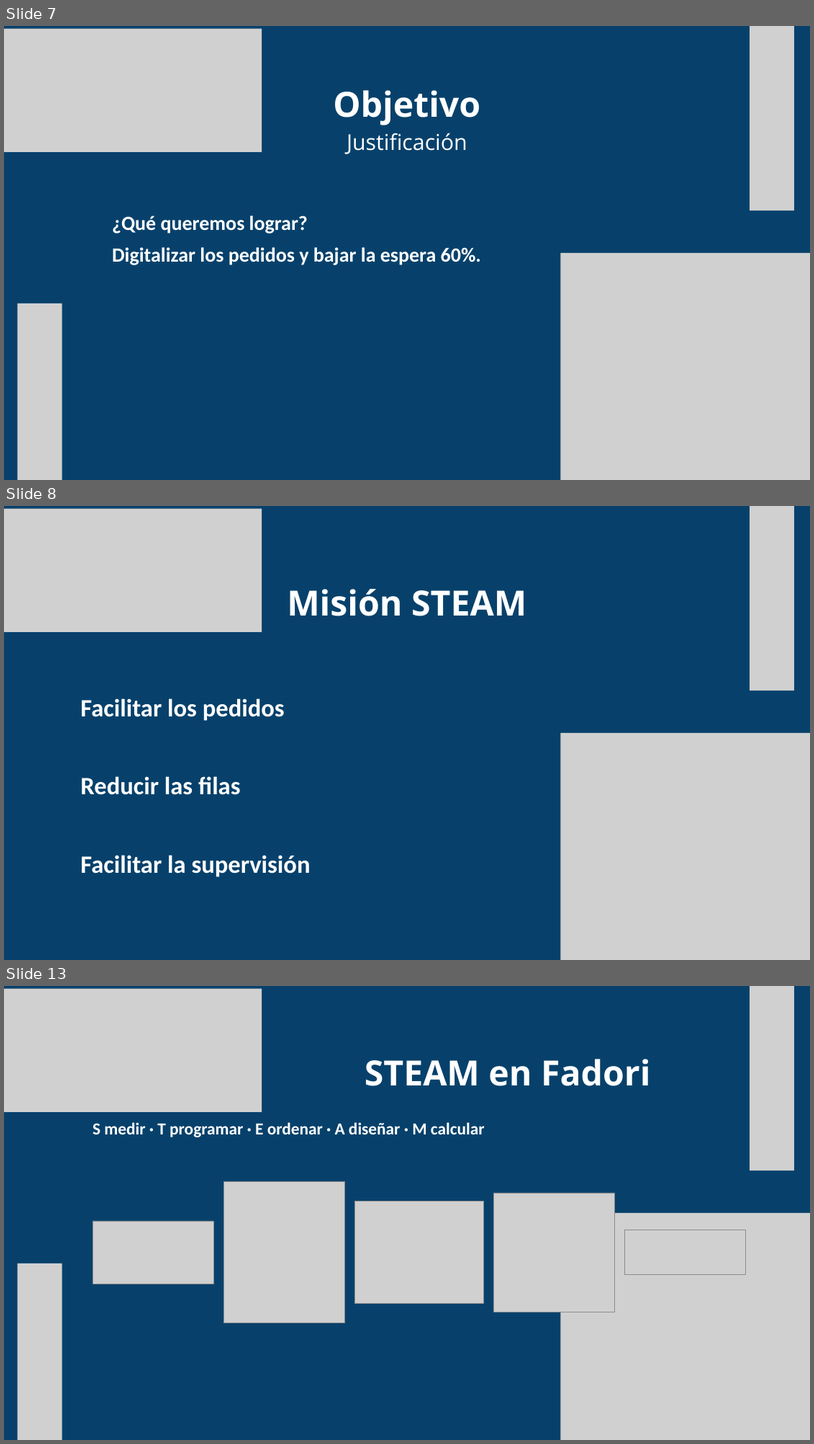
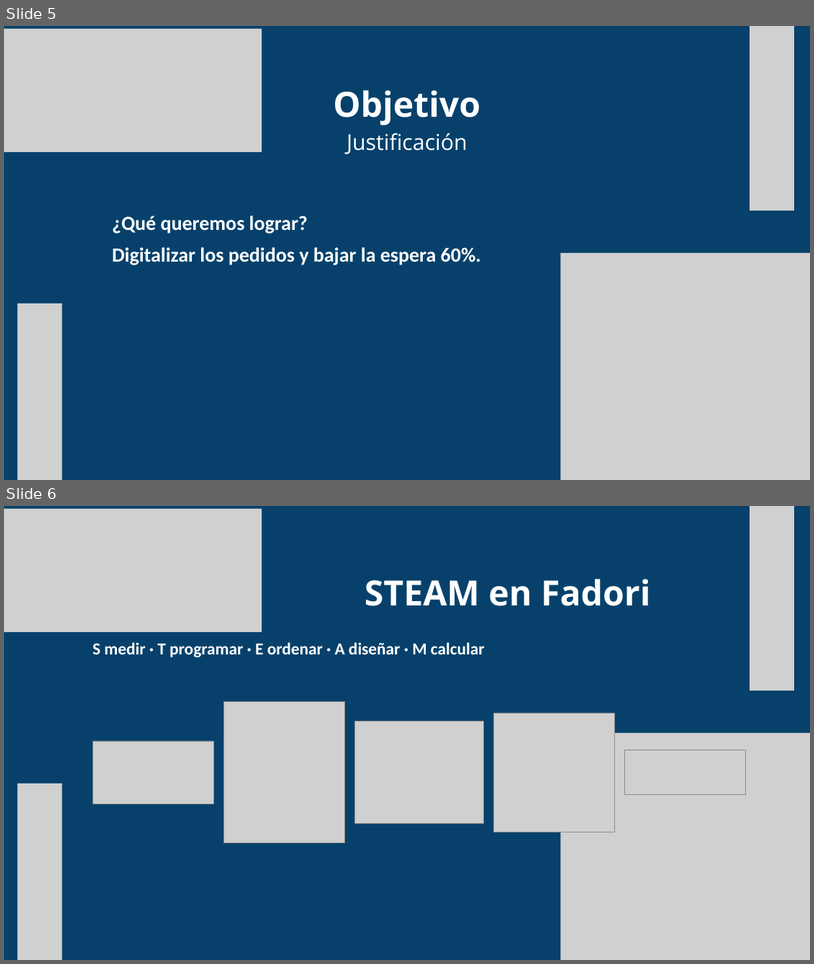
Before and after one commit to ejercitopalomazi9111-arch/mazi-central, a slide deck: fadori/presentacion/Fadori-STEAM.pptx. Shown one above the other, each under a label of ours: slides 7, 8 and 13 before the commit, slides 5 and 6 after it; the slides between them are not shown. The pictures are 814x1444 and 814x964 pixels, drawn with LibreOffice and Linux fonts; fonts in the diff are those of the drawing; grey boxes stand for pictures. Boxes give left, top, right and bottom in pixels: in the first picture for what was removed or moved away, otherwise in the second. Text is boxed around its words. In the diff, an @@ line names an element or a change of style, - is before the commit and + after.

```diff
--- a/fadori/presentacion/Fadori-STEAM.pptx
+++ b/fadori/presentacion/Fadori-STEAM.pptx
@@ slide 8 removed at box(4, 506, 810, 960), background #07416B @@
@@ picture removed at box(4, 509, 262, 632) @@
@@ picture removed at box(750, 506, 795, 690) @@
@@ text removed at box(287, 589, 527, 616) @@
-Misión STEAM
@@ text removed at box(80, 698, 311, 877) @@
-Facilitar los pedidos
-Reducir las filas
-Facilitar la supervisión
@@ picture removed at box(561, 733, 810, 959) @@
@@ what was slide 7 is now slide 5 @@
@@ what was slide 13 is now slide 6 @@
```
Also in this commit, not shown: 1 slide changed, 7 other slides removed, 2 other files.
